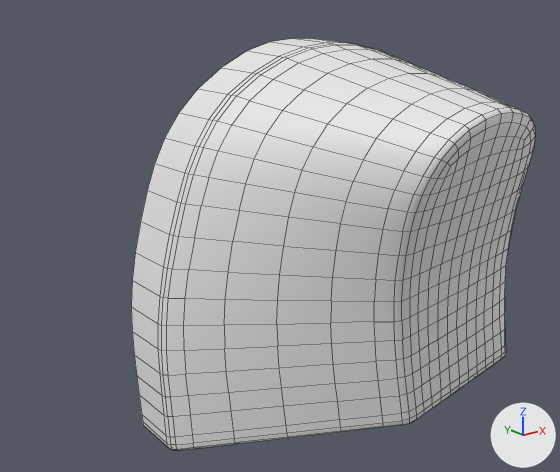
One commit to the OBJ model PadForge.App/3DModels/XboxSeries/StellarShift/Shoulder-Left-Trigger.obj: the scene before it, then after it.
Before and after are seen from a 50 mm lens placed at (-77.3, -76.2, 16.0), pointed at (-46.5, -37.7, 0.6). Arrows for +X, +Y and +Z are at lower right; the lights stay in place. The first picture is the older version. Mesh edges are drawn as thin lines. Where no turn or scale is listed for an object, it has been applied to the vertices.

The first picture shows 'Stellar_Shift.042'.
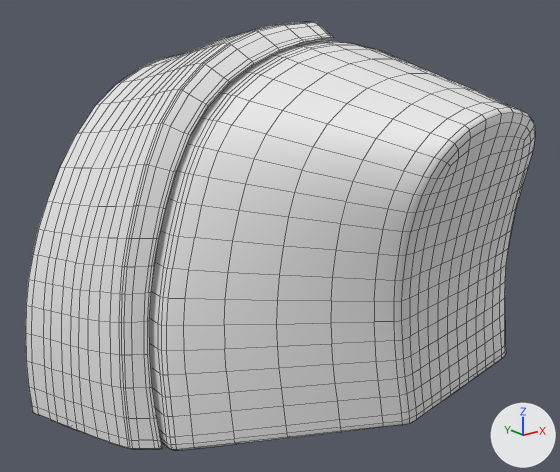
What changed in the scene script:
```text
Change me_stellar_shift_042:
    used by ob_stellar_shift_042; location = (0.0, 0.0, 0.0)
    remove me_stellar_shift_042.from_pydata(...)  # 853 vertices, 822 faces; spans x -55.5..-32.4, y -51.5..-32.8, z -12.4..13.1
    add me_stellar_shift_042.from_pydata(...)  # 1356 vertices, 1288 faces; spans x -61.0..-32.4, y -51.5..-23.4, z -12.5..14.2
    me_stellar_shift_042 part 1: a new loose piece of 503 vertices spanning x -61.0..-42.4, y -38.1..-23.4, z -12.5..14.2
```

Where the change shows, as pixel boxes (x1, y1, x2, y2) in the pictures (560 x 472 px):
'Stellar_Shift.042', reshaped (26% wider): before (131, 38, 535, 450); after (25, 22, 535, 450)
part 1 of me_stellar_shift_042, added: after (25, 22, 333, 449)
